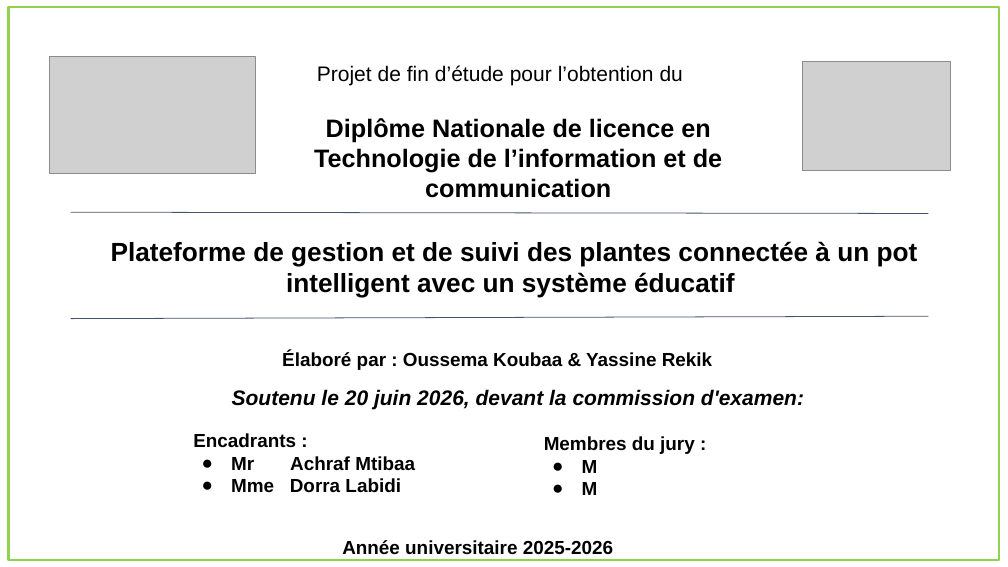
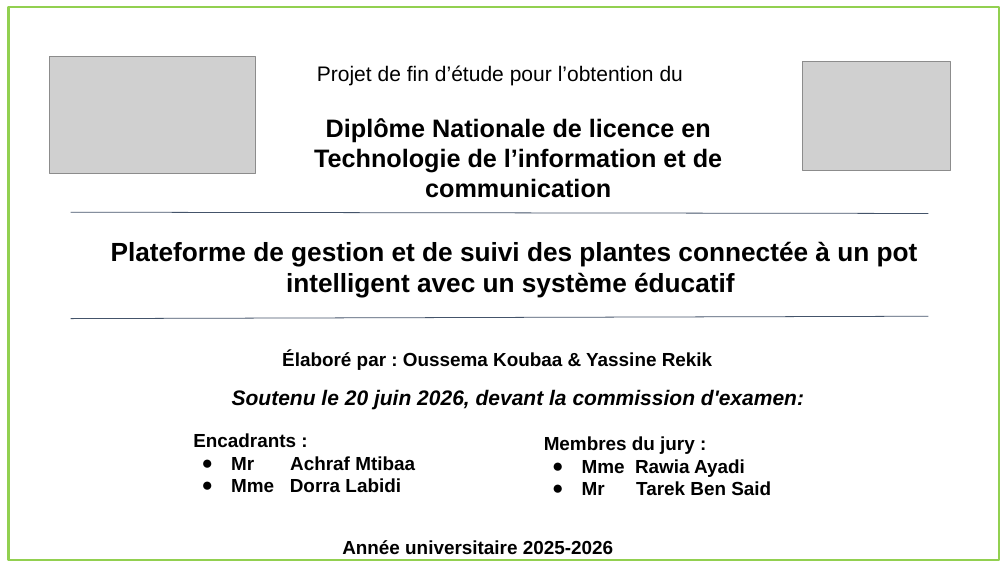
Before and after one commit to oussema1-hub/Rapport-Conception, a slide deck: slide 1 of presentation.pptx. Drawn at 1008x567 pixels with LibreOffice and Linux fonts; fonts in the diff are those of the drawing; grey boxes stand for pictures. Boxes give left, top, right and bottom in pixels: in the first picture for what was removed or moved away, otherwise in the second. Text is boxed around its words. In the diff, an @@ line names an element or a change of style, - is before the commit and + after.

```diff
--- a/presentation.pptx
+++ b/presentation.pptx
@@ text at (582,459,771,496): text changed @@
-● M
-● M
+● Mme Rawia Ayadi
+● Mr Tarek Ben Said
```
Also in this commit, not shown: 18 other slides changed, 8 other files.
